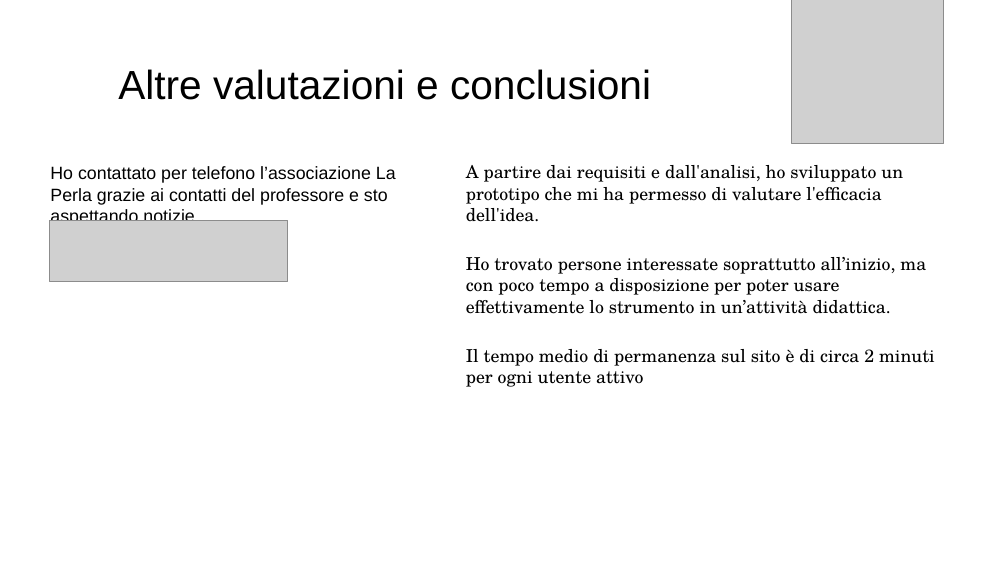
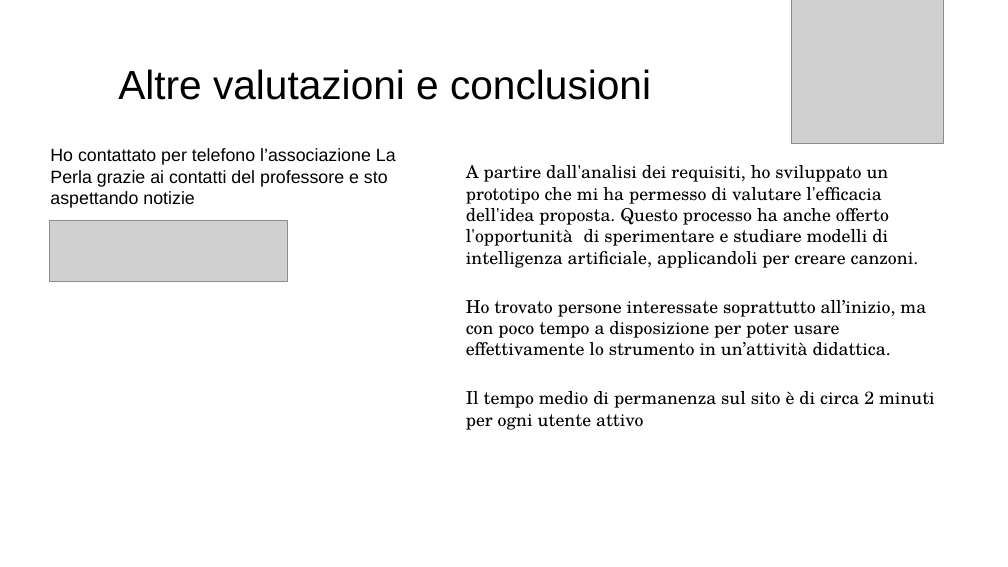
Before and after one commit to daloiso/tesi, a slide deck: slide 18 of presentazione_tesi.odp. Drawn at 1008x567 pixels with LibreOffice and Linux fonts; fonts in the diff are those of the drawing; grey boxes stand for pictures. Boxes give left, top, right and bottom in pixels: in the first picture for what was removed or moved away, otherwise in the second. Text is boxed around its words. In the diff, an @@ line names an element or a change of style, - is before the commit and + after.

Commit message:
conclusioni della tesi

```diff
--- a/presentazione_tesi.odp
+++ b/presentazione_tesi.odp
@@ text "Ho contattato per telefono l’associazione ..." rewrapped from (50, 166, 396, 221) to (50, 148, 396, 208) @@
@@ text at (466, 165, 919, 268): text changed @@
-A partire dai requisiti e dall'analisi, ho sviluppato un prototipo che mi ha permesso di valutare l'efficacia dell'idea.
+A partire dall'analisi dei requisiti, ho sviluppato un prototipo che mi ha permesso di valutare l'efficacia dell'idea proposta. Questo processo ha anche offerto l'opportunità di sperimentare e studiare modelli di intelligenza artificiale, applicandoli per creare canzoni.
```
Also in this commit, not shown: 1 other file.
